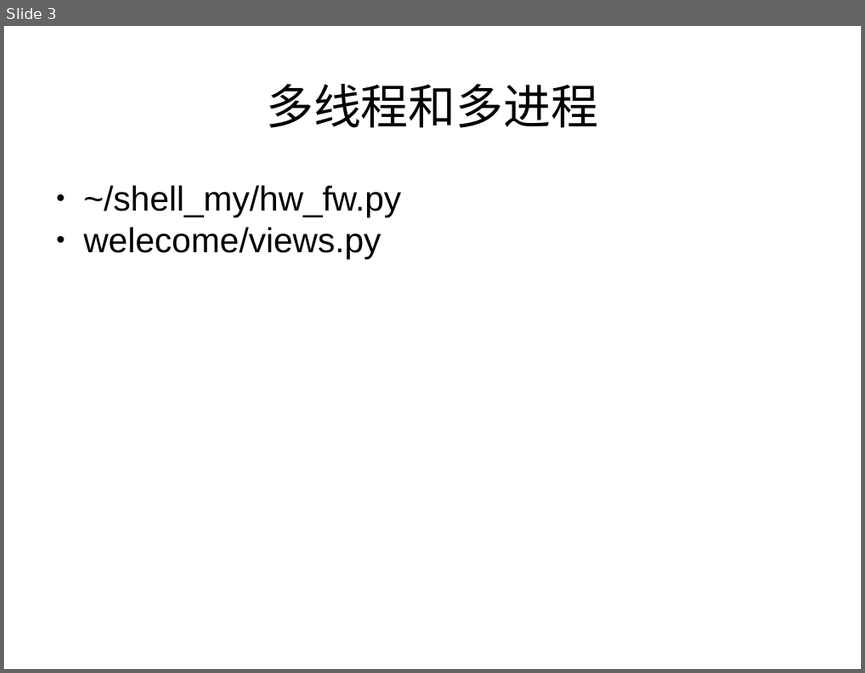
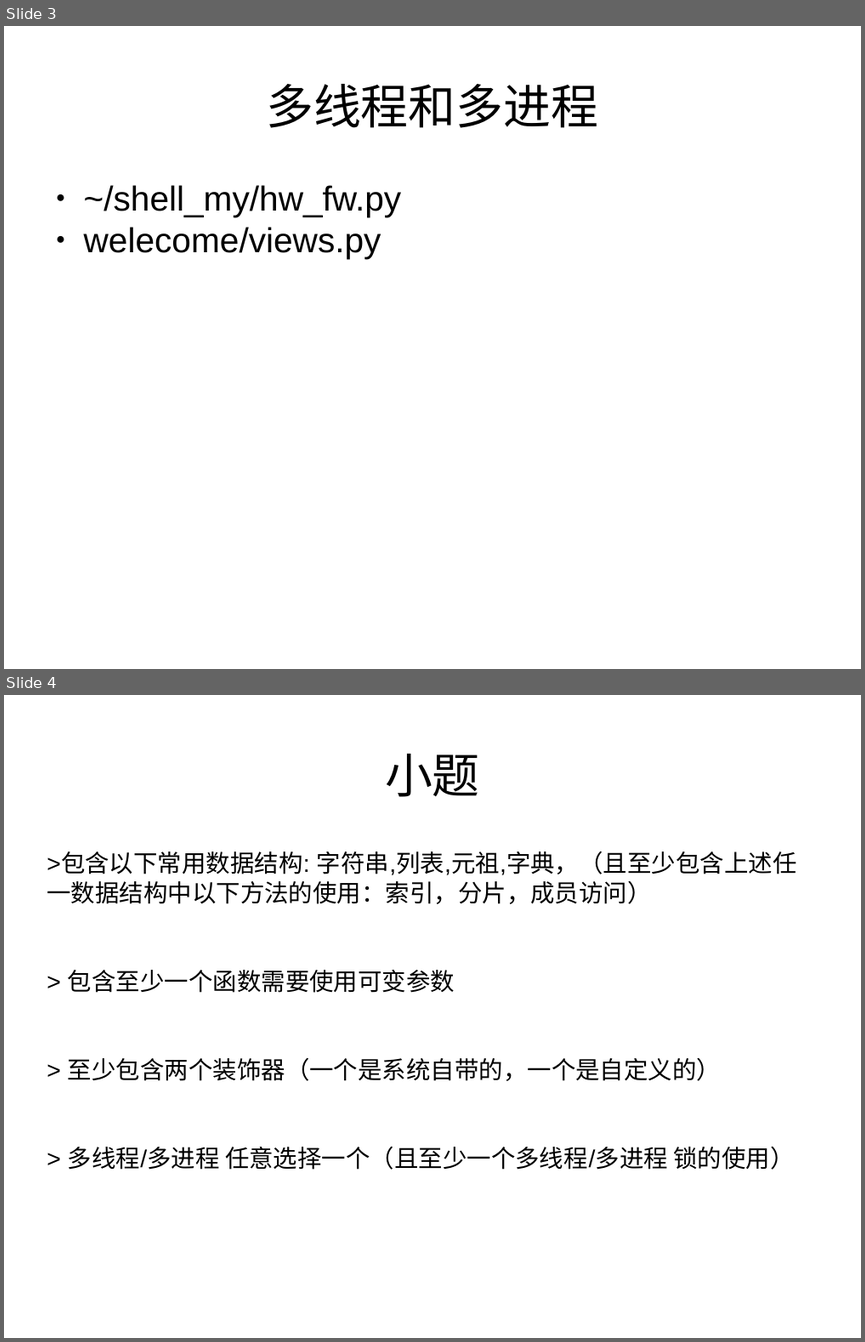
Before and after one commit to haolongzhangm/shell_my, a slide deck: unexeshell/tmp_use/python_l/3/p3.odp. Shown one above the other, each under a label of ours: slide 3 before the commit, slides 3 and 4 after it. The pictures are 865x673 and 865x1342 pixels, drawn with LibreOffice and Linux fonts; fonts in the diff are those of the drawing. Boxes give left, top, right and bottom in pixels: in the first picture for what was removed or moved away, otherwise in the second. Text is boxed around its words. In the diff, an @@ line names an element or a change of style, - is before the commit and + after.

```diff
--- a/unexeshell/tmp_use/python_l/3/p3.odp
+++ b/unexeshell/tmp_use/python_l/3/p3.odp
@@ slide 4 added at [4,695,861,1338], background #FFFFFF @@
@@ title added at [385,754,480,797], 44 pt, text #000000 @@
+小题
@@ text added at [46,851,797,1169], 22.4 pt, text #000000 @@
+>包含以下常用数据结构: 字符串,列表,元祖,字典，（且至少包含上述任一数据结构中以下方法的使用：索引，分片，成员访问）
+> 包含至少一个函数需要使用可变参数
+> 至少包含两个装饰器（一个是系统自带的，一个是自定义的）
+> 多线程/多进程 任意选择一个（且至少一个多线程/多进程 锁的使用）
```
Also in this commit, not shown: 1 other file.
